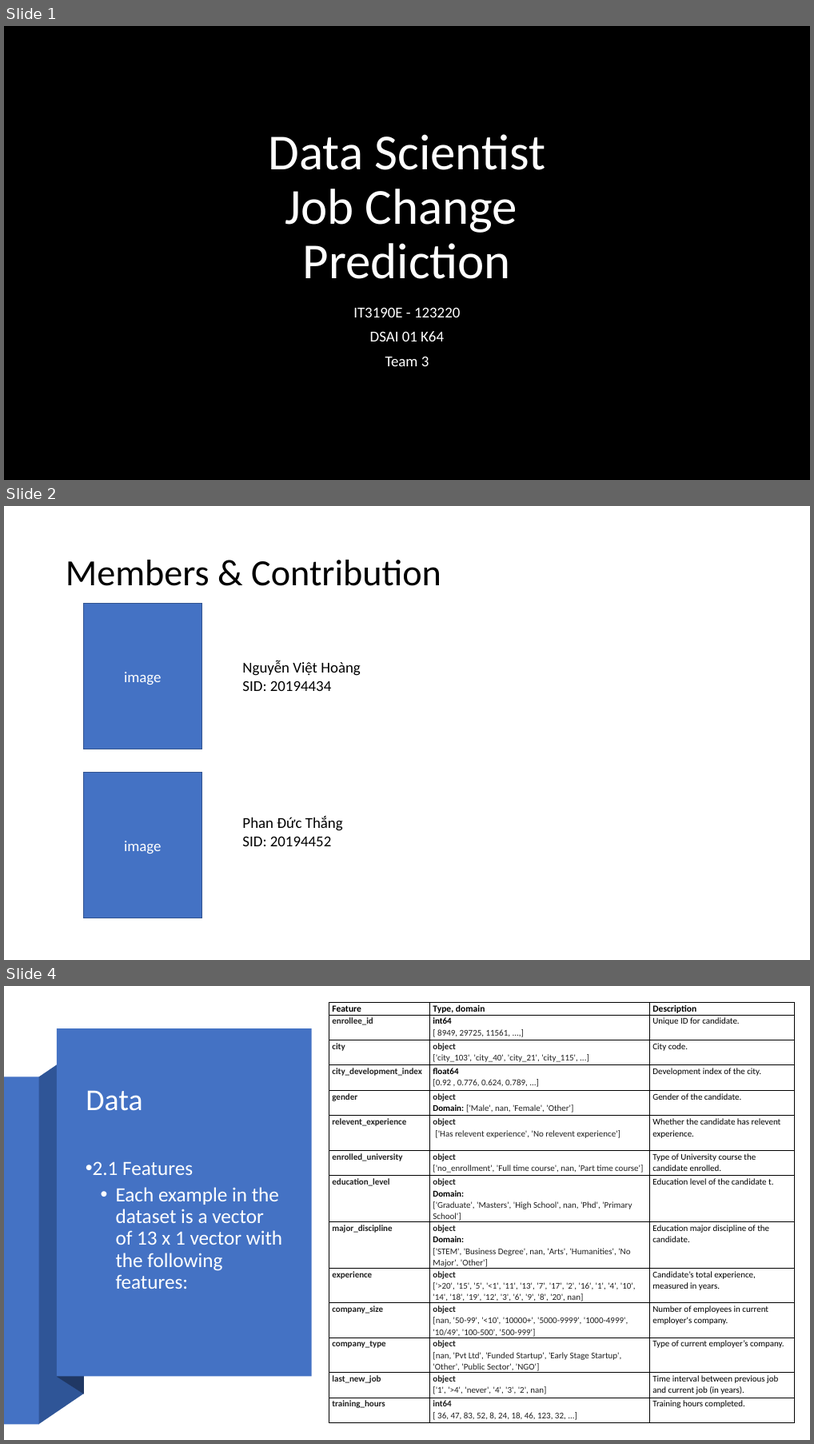
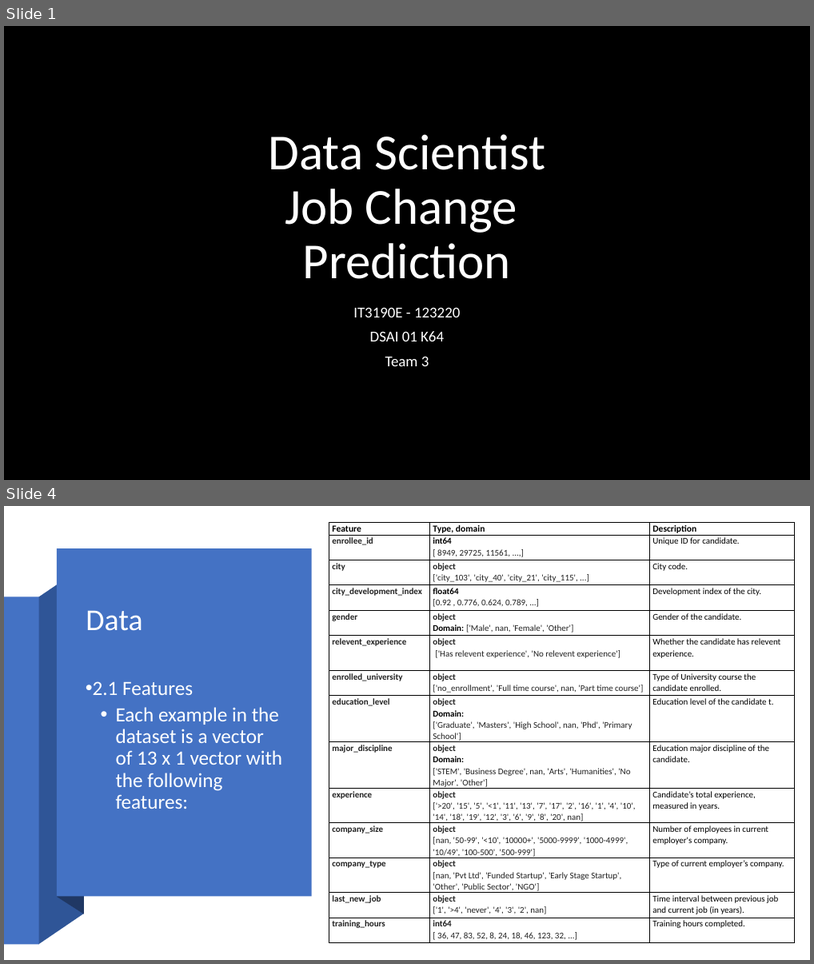
Before and after one commit to scinerd68/JobChangePrediction, a slide deck: Team3 ML Slides.pptx. Shown one above the other, each under a label of ours: slides 1, 2 and 4 before the commit, slides 1 and 4 after it; the slides between them are not shown. The pictures are 814x1444 and 814x964 pixels, drawn with LibreOffice and Linux fonts; fonts in the diff are those of the drawing; background and template pictures are left out. Boxes give left, top, right and bottom in pixels: in the first picture for what was removed or moved away, otherwise in the second. Text is boxed around its words. In the diff, an @@ line names an element or a change of style, - is before the commit and + after.

```diff
--- a/Team3 ML Slides.pptx
+++ b/Team3 ML Slides.pptx
@@ slide 2 removed at (4,506,810,960), background #FFFFFF @@
@@ title removed at (66,560,442,586) @@
-Members & Contribution
@@ rectangle removed at (83,604,202,749) @@
-image
@@ text removed at (242,660,361,691) @@
-Nguyễn Việt Hoàng
-SID: 20194434
@@ rectangle removed at (83,772,202,918) @@
-image
@@ text removed at (242,816,343,846) @@
-Phan Đức Thắng
-SID: 20194452
```
Also in this commit, not shown: 6 slides changed, 1 slide added, 2 other slides removed.
